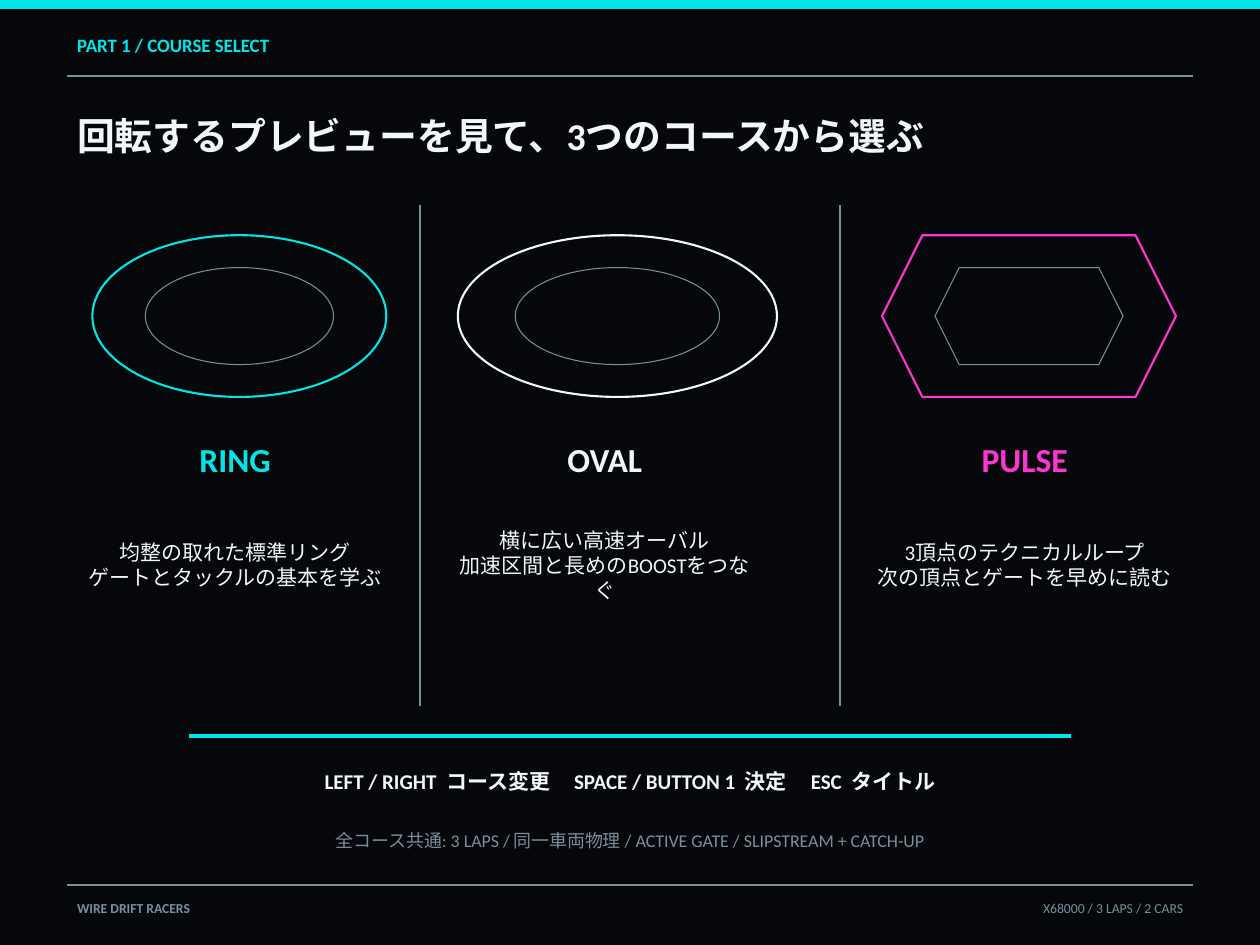
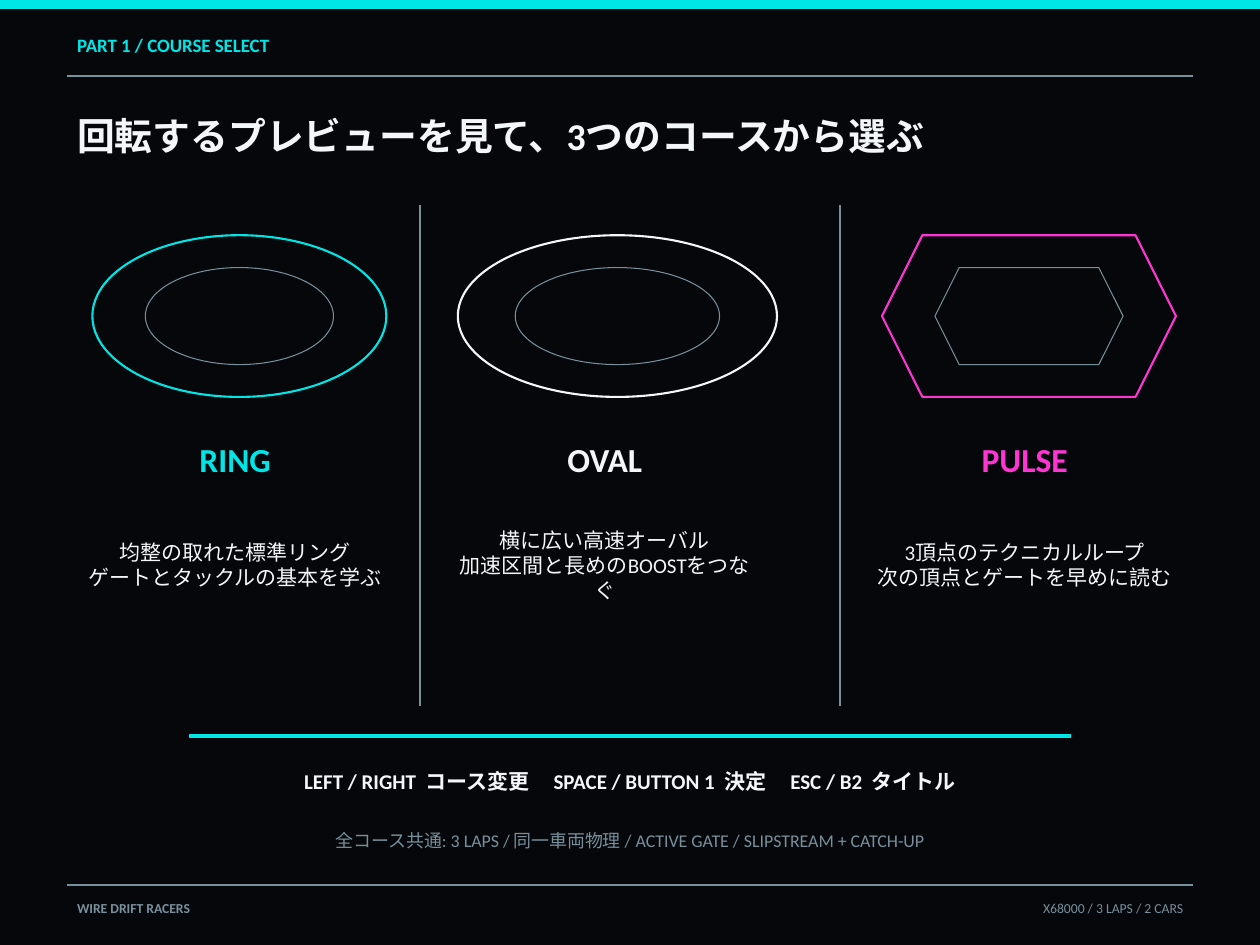
Before and after one commit to renatus-novus-x/wdrfrace, a slide deck: slide 5 of doc/manual-ja.pptx. Drawn at 1260x945 pixels with LibreOffice and Linux fonts; fonts in the diff are those of the drawing. Boxes give left, top, right and bottom in pixels: in the first picture for what was removed or moved away, otherwise in the second. Text is boxed around its words. In the diff, an @@ line names an element or a change of style, - is before the commit and + after.

```diff
--- a/doc/manual-ja.pptx
+++ b/doc/manual-ja.pptx
@@ text at bbox=[304, 771, 956, 791]: text changed @@
-LEFT / RIGHT コース変更 SPACE / BUTTON 1 決定 ESC タイトル
+LEFT / RIGHT コース変更 SPACE / BUTTON 1 決定 ESC / B2 タイトル
```
Also in this commit, not shown: 3 other slides changed, 5 other files.
